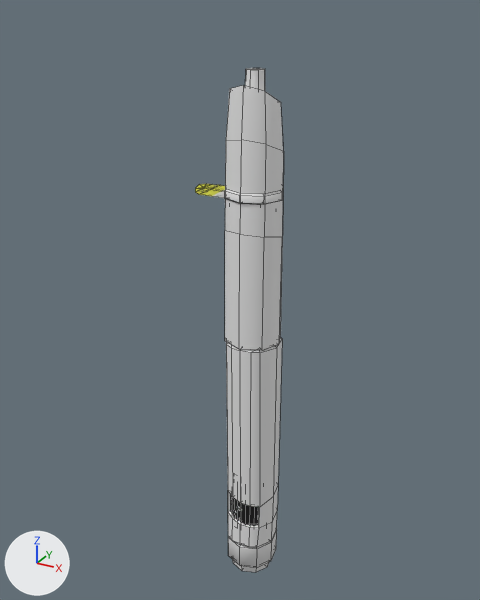
Two versions of the FBX model care-up/Assets/Resources/Models/insulinPen.fbx, one commit apart.
Before and after are seen from a 50 mm lens placed at (0.108, -0.207, 0.119), pointed at (-0.009, 0.006, 0.012). The lights are fixed; the arrows at lower left show +X, +Y and +Z. Mesh edges are drawn as thin lines. Where no turn or scale is listed for an object, it has been applied to the vertices.

Names of what the first picture shows: 'insulinPen', 'insulinPenButton', 'insulinPenCap', 'insulinPenNeedleCap'.
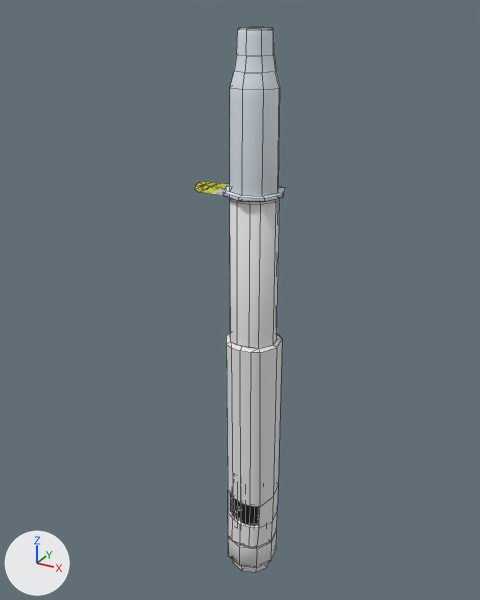
The newer file is also rescaled (x33.33) as a whole; pictures and numbers use the older file's frame.

Edits to the scene script, one JSON object a line:
```json
{"op": "add", "block": "img_insulin_needle_diff_jpg", "code": ["img_insulin_needle_diff_jpg = load_image('insulin_needle_Diff.jpg', '../Textures/insulin_needle_Diff.jpg', 512, 512, 'Non-Color')"]}
{"op": "add", "block": "img_insulin_needle_notm0_png", "code": ["img_insulin_needle_notm0_png = load_image('insulin_needle_Notm0.png', '../Textures/insulin_needle_Notm0.png', 256, 256, 'Non-Color')"]}
{"op": "add", "block": "mat_insulinpen_needlecap", "code": ["mat_insulinpen_needlecap = bpy.data.materials.new('insulinPen_NeedleCap')", "# uses the picture img_insulin_needle_diff_jpg", "# uses the picture img_insulin_needle_notm0_png"]}
{"op": "add", "block": "me_circle_054", "code": ["me_circle_054 = bpy.data.meshes.new('Circle.054')", "me_circle_054.from_pydata(...)  # 73 vertices, 72 faces; spans x -0.0116..0.0116, y -0.0116..0.0116, z 0.0583..0.1131", "me_circle_054.materials.append(mat_insulinpen_needlecap)"]}
{"op": "remove", "block": "ob_insulinpencap", "code": ["ob_insulinpencap = bpy.data.objects.new('insulinPenCap', me_circle_050)", "ob_insulinpencap.location = (0.0, 0.0, 0.0)"]}
{"op": "remove", "block": "ob_insulinpenneedlecap", "code": ["ob_insulinpenneedlecap = bpy.data.objects.new('insulinPenNeedleCap', me_circle_049)", "ob_insulinpenneedlecap.location = (0.0, 0.0, 0.0)"]}
{"op": "add", "block": "ob_ineenle_cap", "code": ["ob_ineenle_cap = bpy.data.objects.new('INeenle_cap', me_circle_054)", "ob_ineenle_cap.location = (0.0, 0.0, 0.0)"]}
```

Boxes (x1, y1, x2, y2) around the edits, measured in the pictures (480 x 600 px):
```json
{"object": "insulinPenCap", "change": "deleted", "before": [225, 85, 284, 350]}
{"object": "INeenle_cap", "change": "added", "after": [223, 27, 285, 201]}
{"object": "insulinPenNeedleCap", "change": "deleted", "before": [225, 68, 282, 204]}
```
